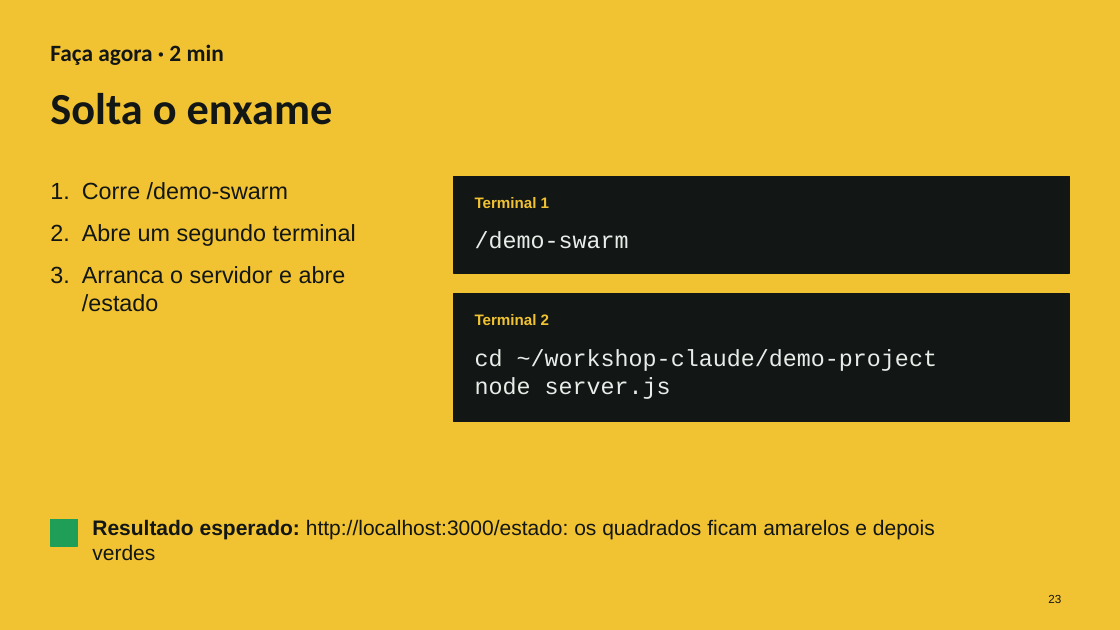
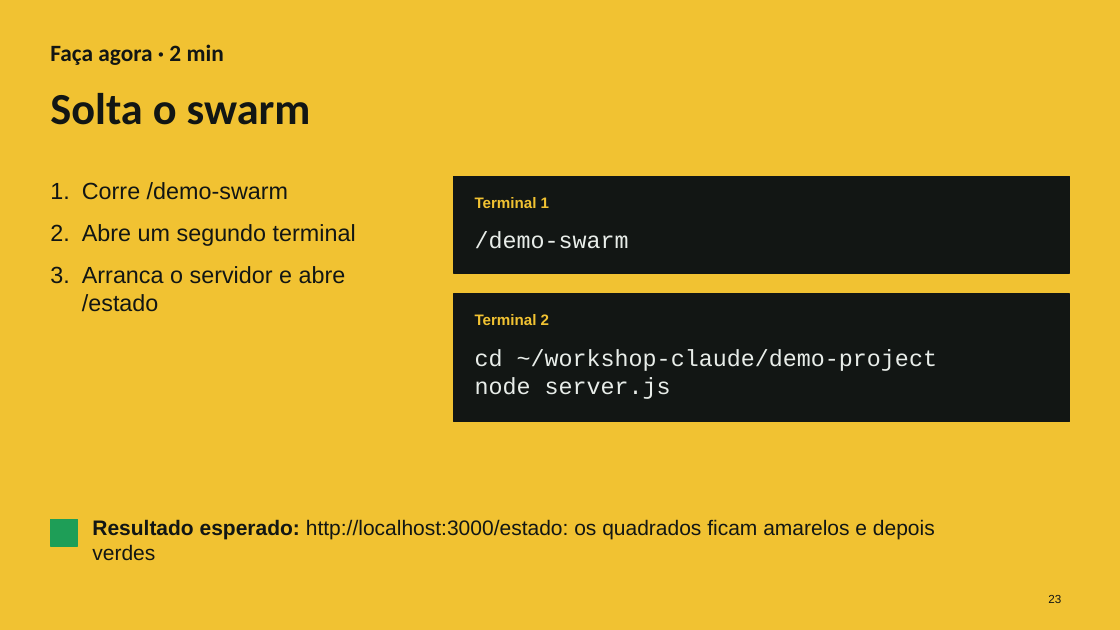
Before and after one commit to cx-guilherme-pinto/workshop-claude, a slide deck: slide 23 of slides/workshop.pptx. Drawn at 1120x630 pixels with LibreOffice and Linux fonts; fonts in the diff are those of the drawing. Boxes give left, top, right and bottom in pixels: in the first picture for what was removed or moved away, otherwise in the second. Text is boxed around its words. In the diff, an @@ line names an element or a change of style, - is before the commit and + after.

```diff
--- a/slides/workshop.pptx
+++ b/slides/workshop.pptx
@@ title at (x1=50, y1=93, x2=311, y2=125): text changed @@
-Solta o enxame
+Solta o swarm
```
Also in this commit, not shown: 12 other slides changed, 34 other files.
